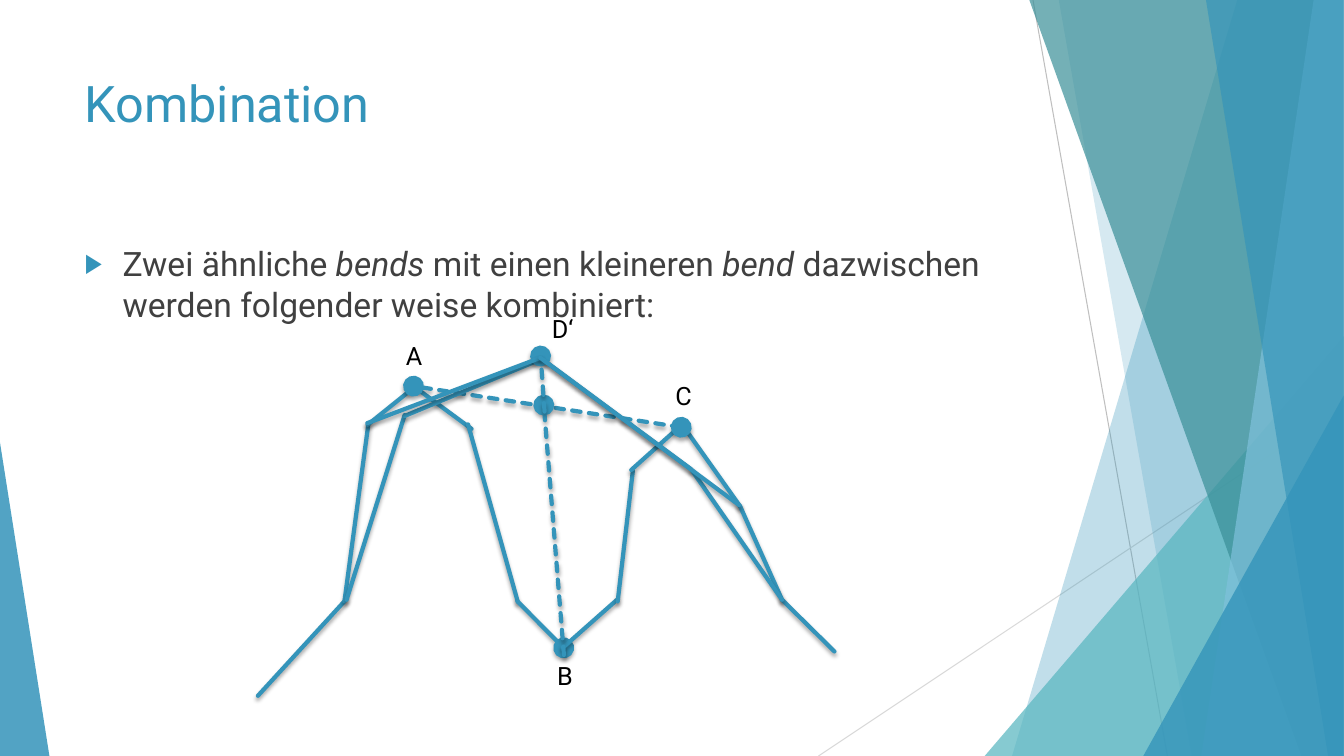
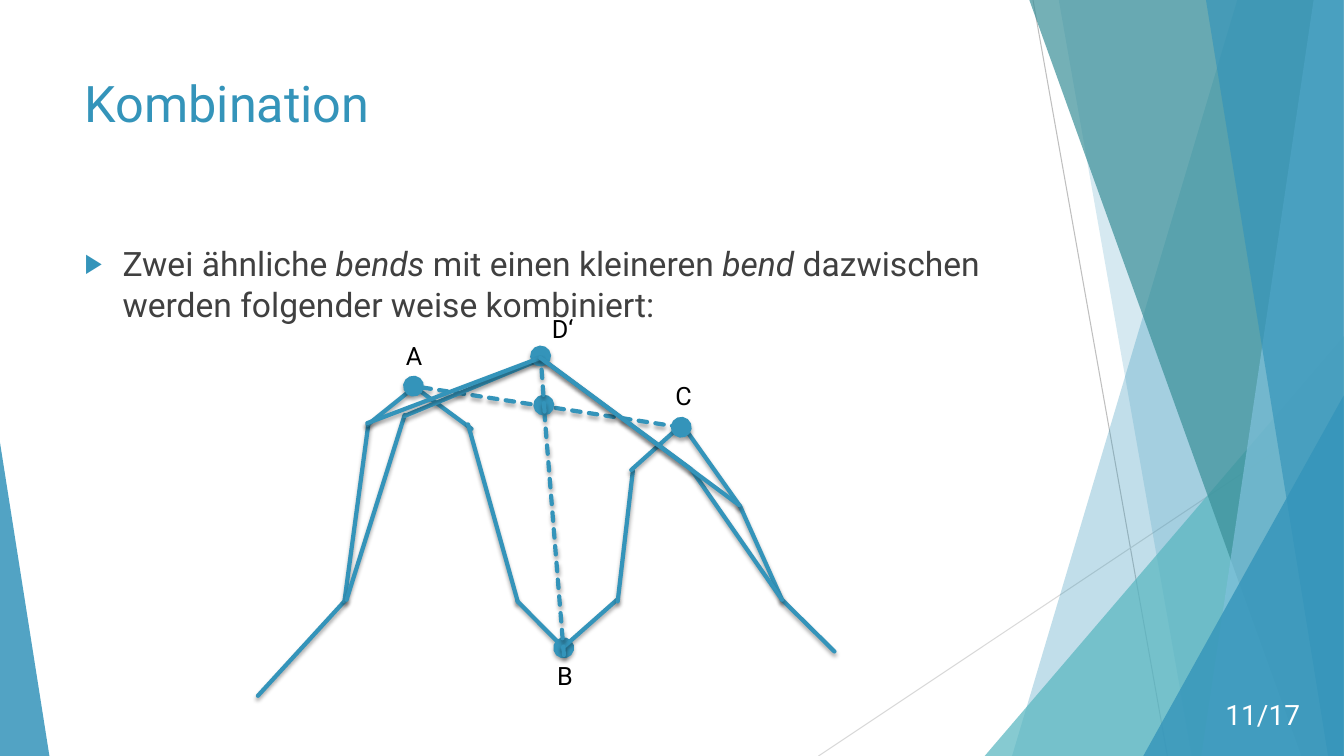
Before and after one commit to moritzhe/algokarto, a slide deck: slide 11 of Wang-Müller.pptx. Drawn at 1344x756 pixels with LibreOffice and Linux fonts; fonts in the diff are those of the drawing. Boxes give left, top, right and bottom in pixels: in the first picture for what was removed or moved away, otherwise in the second. Text is boxed around its words. In the diff, an @@ line names an element or a change of style, - is before the commit and + after.

Commit message:
Improve presentation

```diff
--- a/Wang-Müller.pptx
+++ b/Wang-Müller.pptx
@@ page number added at (x1=1225, y1=705, x2=1300, y2=727), 20 pt, text #FFFFFF @@
+11/17
```
Also in this commit, not shown: 14 other slides changed, 1 slide added.
